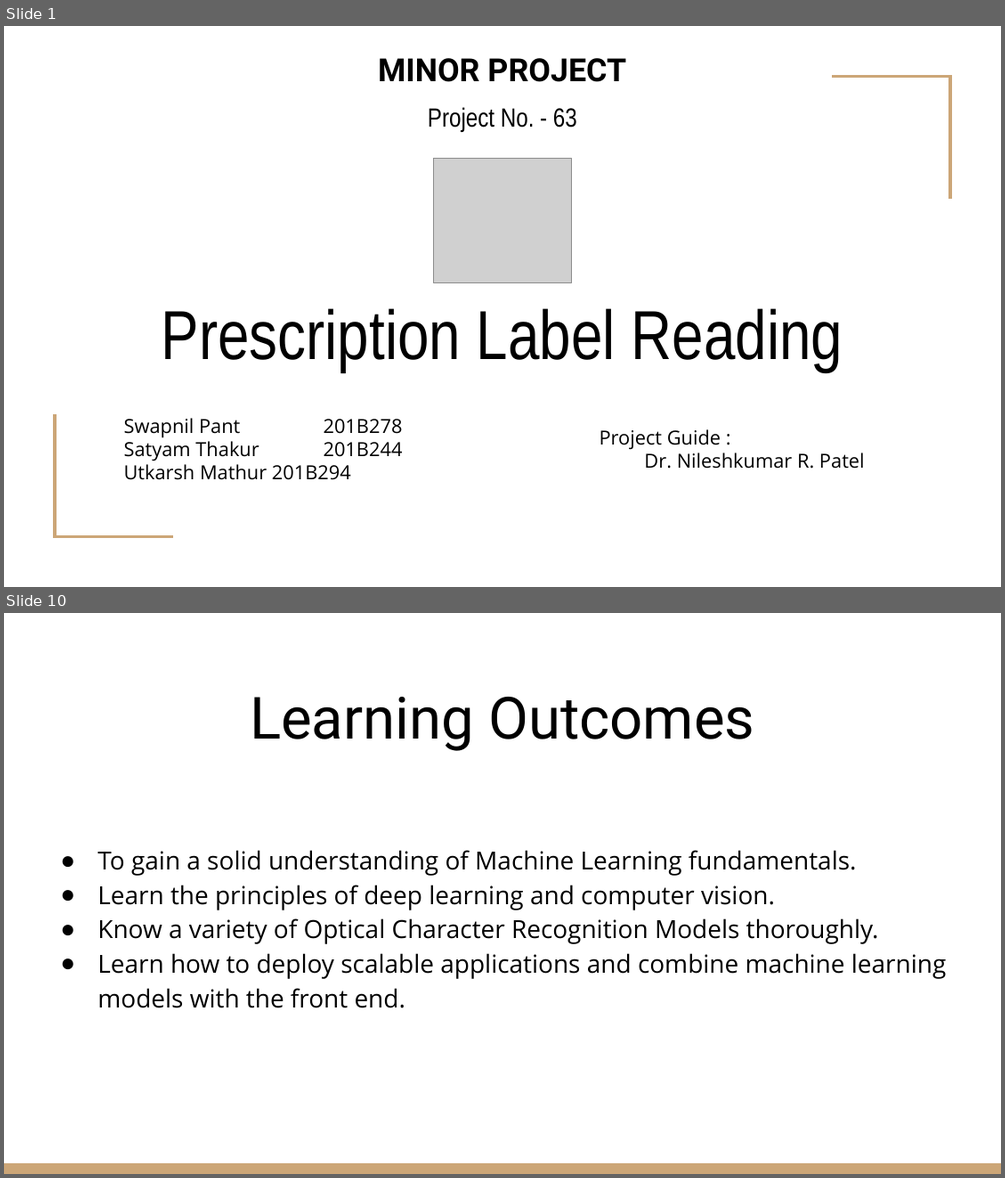
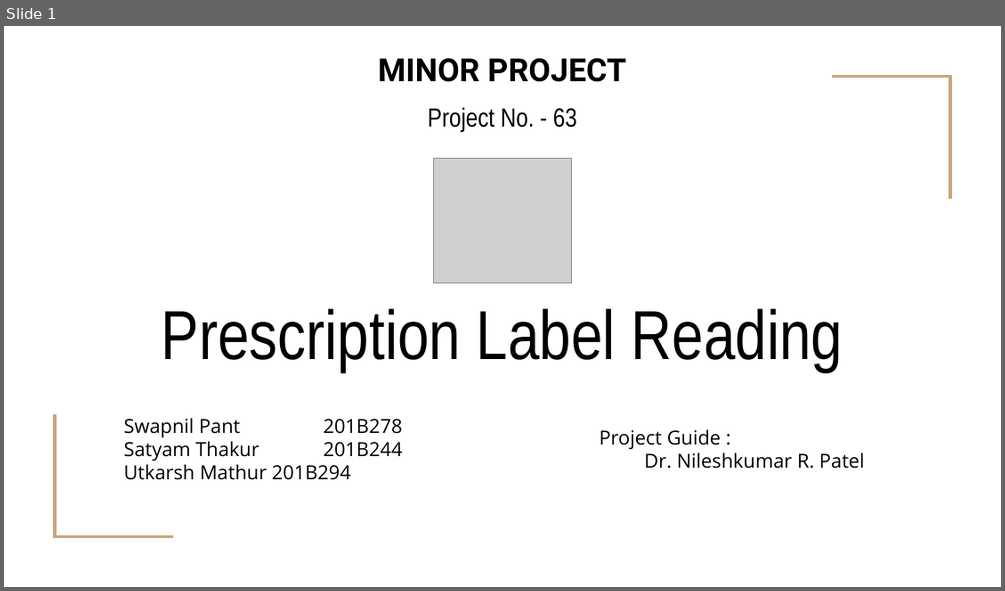
Before and after one commit to MathurUtkarsh/Prescription-Label-Reading, a slide deck: Presentations/Evaluation P2.pptx. Shown one above the other, each under a label of ours: slides 1 and 10 before the commit, slide 1 after it; the slides between them are not shown. The pictures are 1005x1178 and 1005x591 pixels, drawn with LibreOffice and Linux fonts; fonts in the diff are those of the drawing; grey boxes stand for pictures. Boxes give left, top, right and bottom in pixels: in the first picture for what was removed or moved away, otherwise in the second. Text is boxed around its words. In the diff, an @@ line names an element or a change of style, - is before the commit and + after.

```diff
--- a/Presentations/Evaluation P2.pptx
+++ b/Presentations/Evaluation P2.pptx
@@ slide 10 removed at (x1=4, y1=613, x2=1001, y2=1174), background #FFFFFF @@
@@ title removed at (x1=250, y1=697, x2=754, y2=751) @@
-Learning Outcomes
@@ text removed at (x1=97, y1=850, x2=947, y2=1008) @@
-● To gain a solid understanding of Machine Learning fundamentals.
-● Learn the principles of deep learning and computer vision.
-● Know a variety of Optical Character Recognition Models thoroughly.
-● Learn how to deploy scalable applications and combine machine learning models with the front end.
@@ rectangle removed at (x1=4, y1=1163, x2=1001, y2=1174) @@
```
Also in this commit, not shown: 6 slides changed, 7 slides added, 4 other slides removed.
